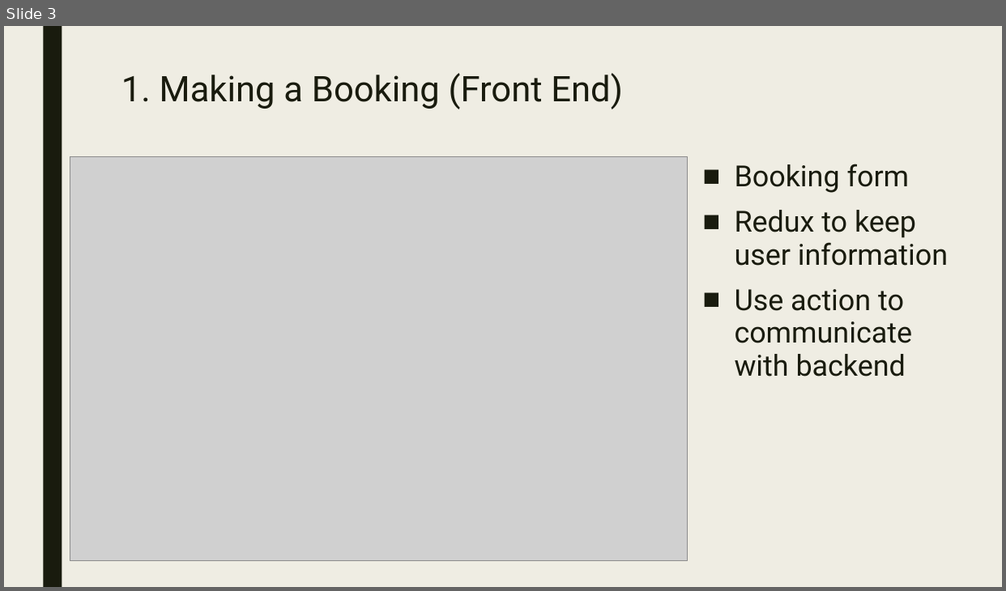
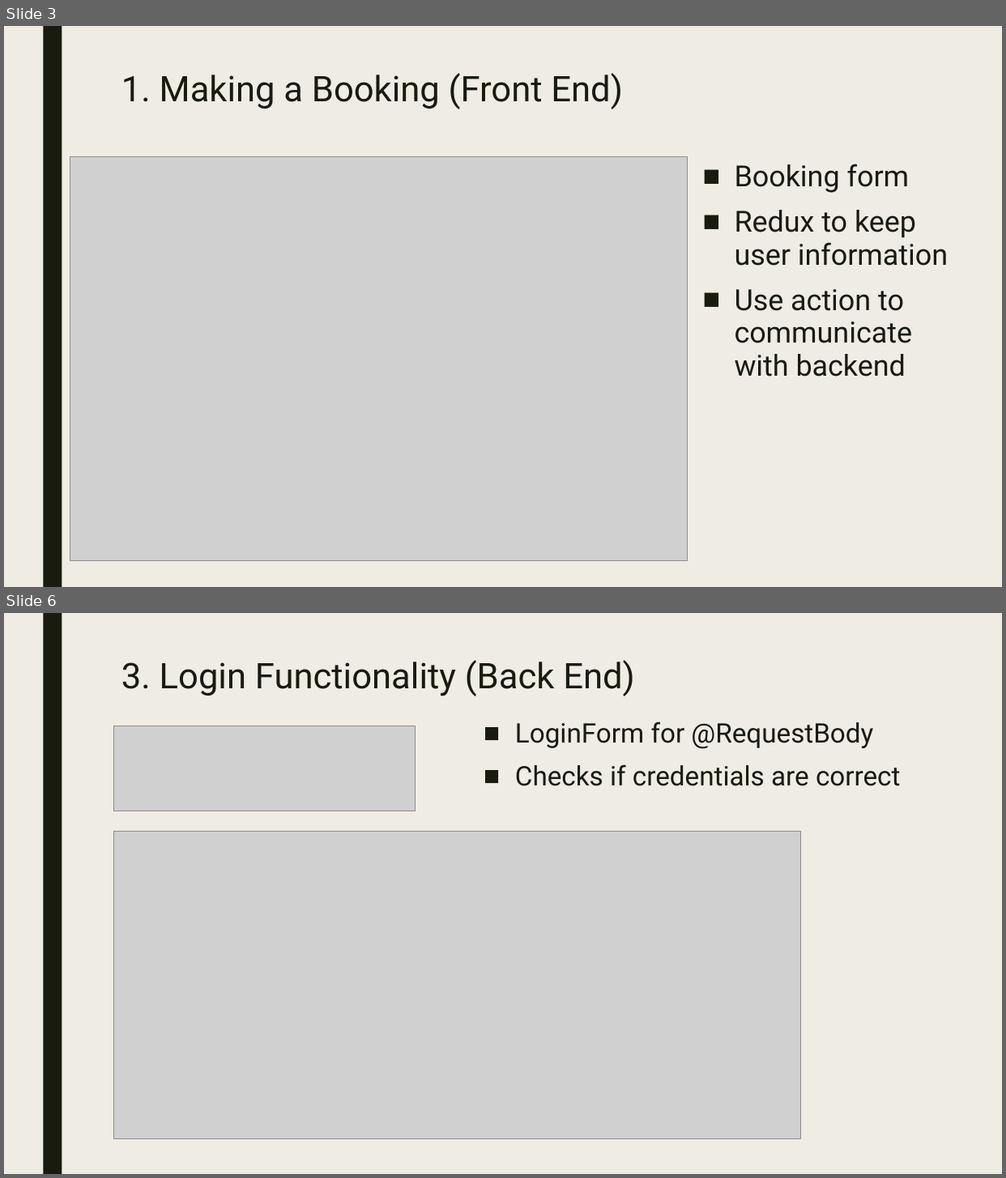
Before and after one commit to RMIT-SEPT/majorproject-5-wed-16-30-6, a slide deck: docs/Presentation/milestone3_presentation.pptx. Shown one above the other, each under a label of ours: slide 3 before the commit, slides 3 and 6 after it; the slides between them are not shown. The pictures are 1006x591 and 1006x1178 pixels, drawn with LibreOffice and Linux fonts; fonts in the diff are those of the drawing; grey boxes stand for pictures. Boxes give left, top, right and bottom in pixels: in the first picture for what was removed or moved away, otherwise in the second. Text is boxed around its words. In the diff, an @@ line names an element or a change of style, - is before the commit and + after.

```diff
--- a/docs/Presentation/milestone3_presentation.pptx
+++ b/docs/Presentation/milestone3_presentation.pptx
@@ slide 6 added at box(4, 613, 1002, 1174), background #EFEDE3 @@
@@ rectangle added at box(43, 613, 62, 1174), fill #191B0E @@
@@ text added at box(121, 660, 635, 696), 34 pt, text #191B0E @@
+3. Login Functionality (Back End)
@@ picture added at box(114, 726, 415, 811) @@
@@ text added at box(515, 722, 900, 786), 25.9 pt, text #191B0E @@
+■ LoginForm for @RequestBody
+■ Checks if credentials are correct
@@ picture added at box(114, 832, 801, 1139) @@
```
Also in this commit, not shown: 1 slide changed, 3 other slides added, 2 slides removed, 30 other files.
